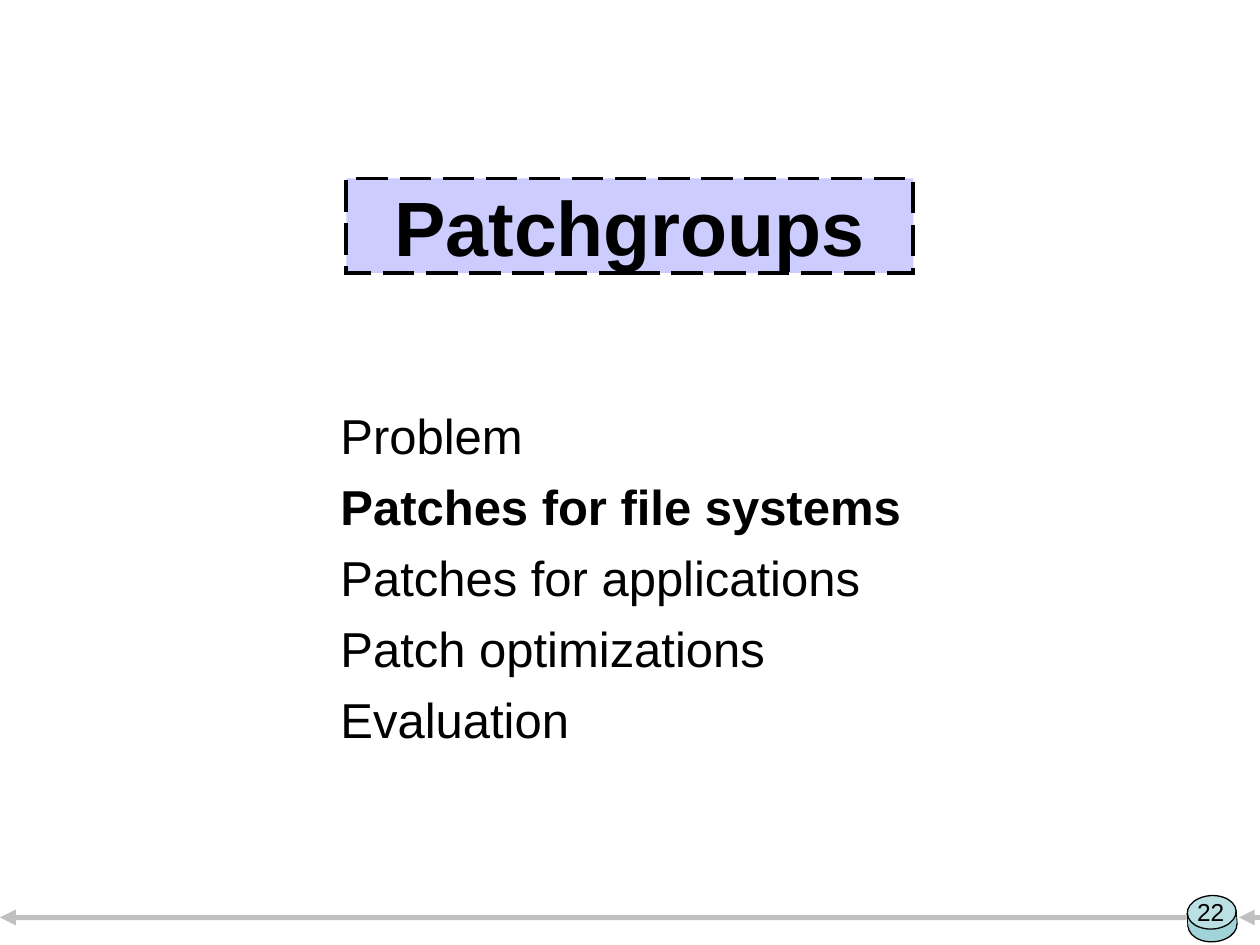
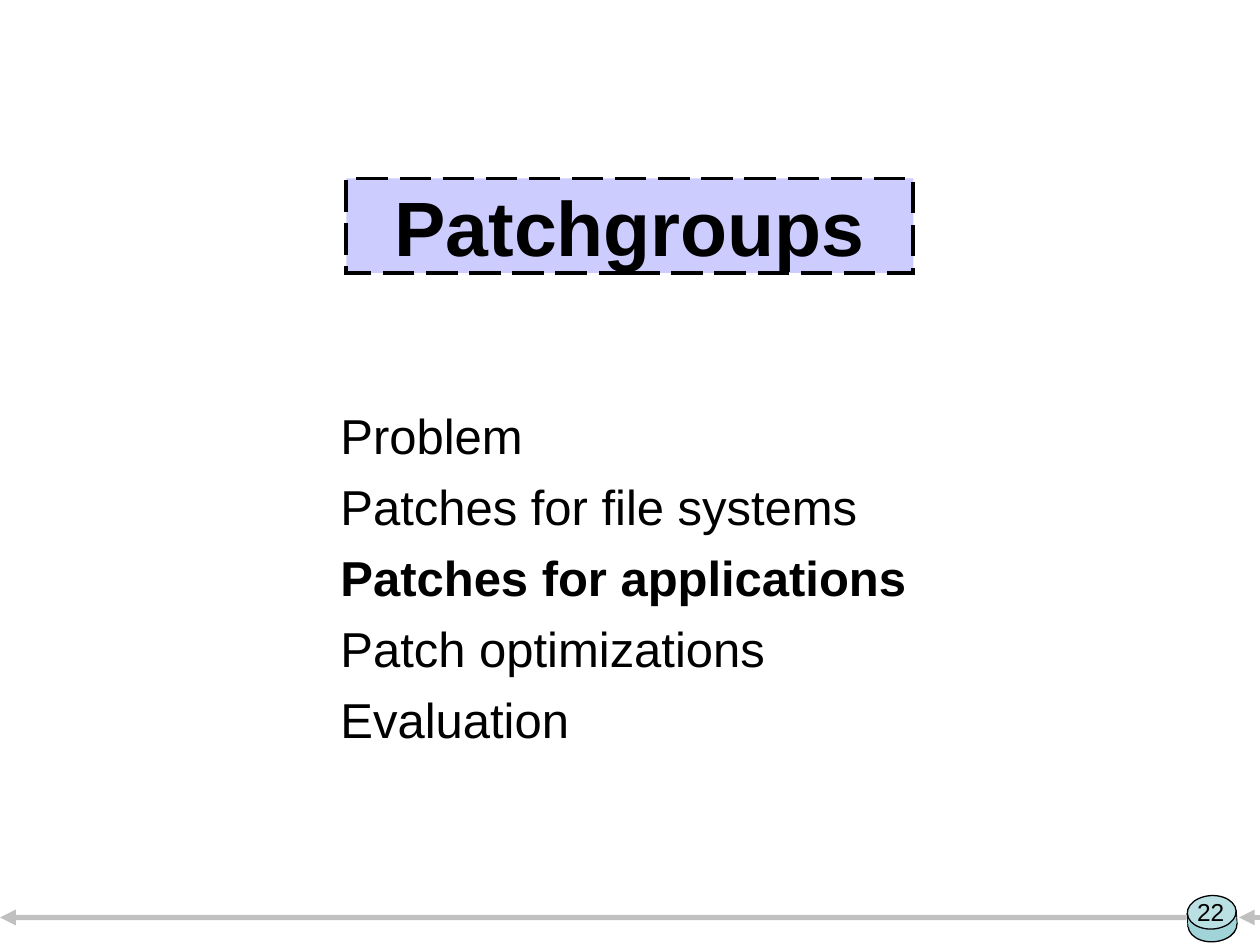
Before and after one commit to ucla-readable/fstitch-doc, a slide deck: slide 22 of sosp/pres.ppt. Drawn at 1260x945 pixels with LibreOffice and Linux fonts; fonts in the diff are those of the drawing. Boxes give left, top, right and bottom in pixels: in the first picture for what was removed or moved away, otherwise in the second. Text is boxed around its words. In the diff, an @@ line names an element or a change of style, - is before the commit and + after.

```diff
--- a/sosp/pres.ppt
+++ b/sosp/pres.ppt
@@ text at [340,489,906,606]: bold off in "Patches for file systems"; bold on in "Patches for applications" @@
```
Also in this commit, not shown: 4 other slides changed.
